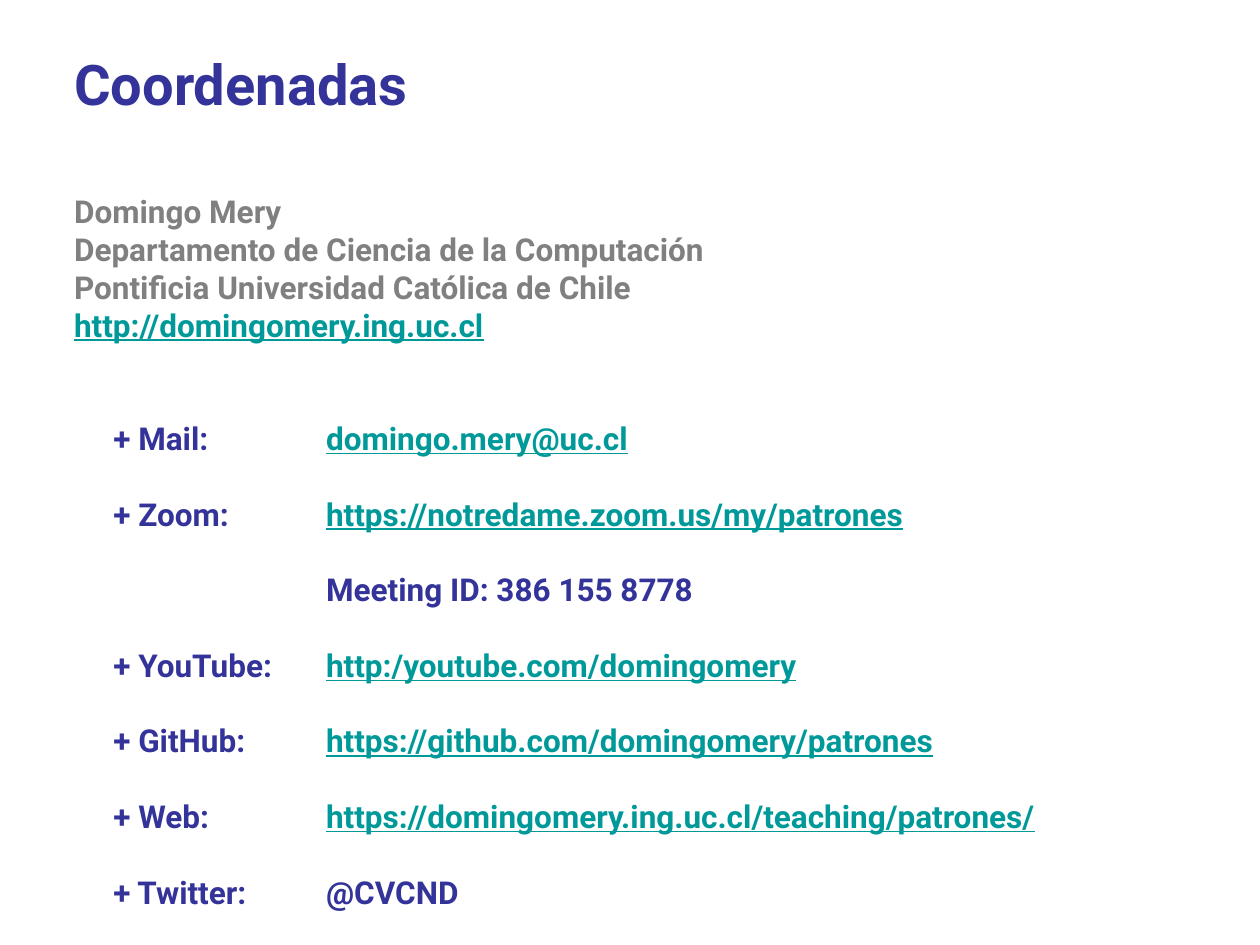
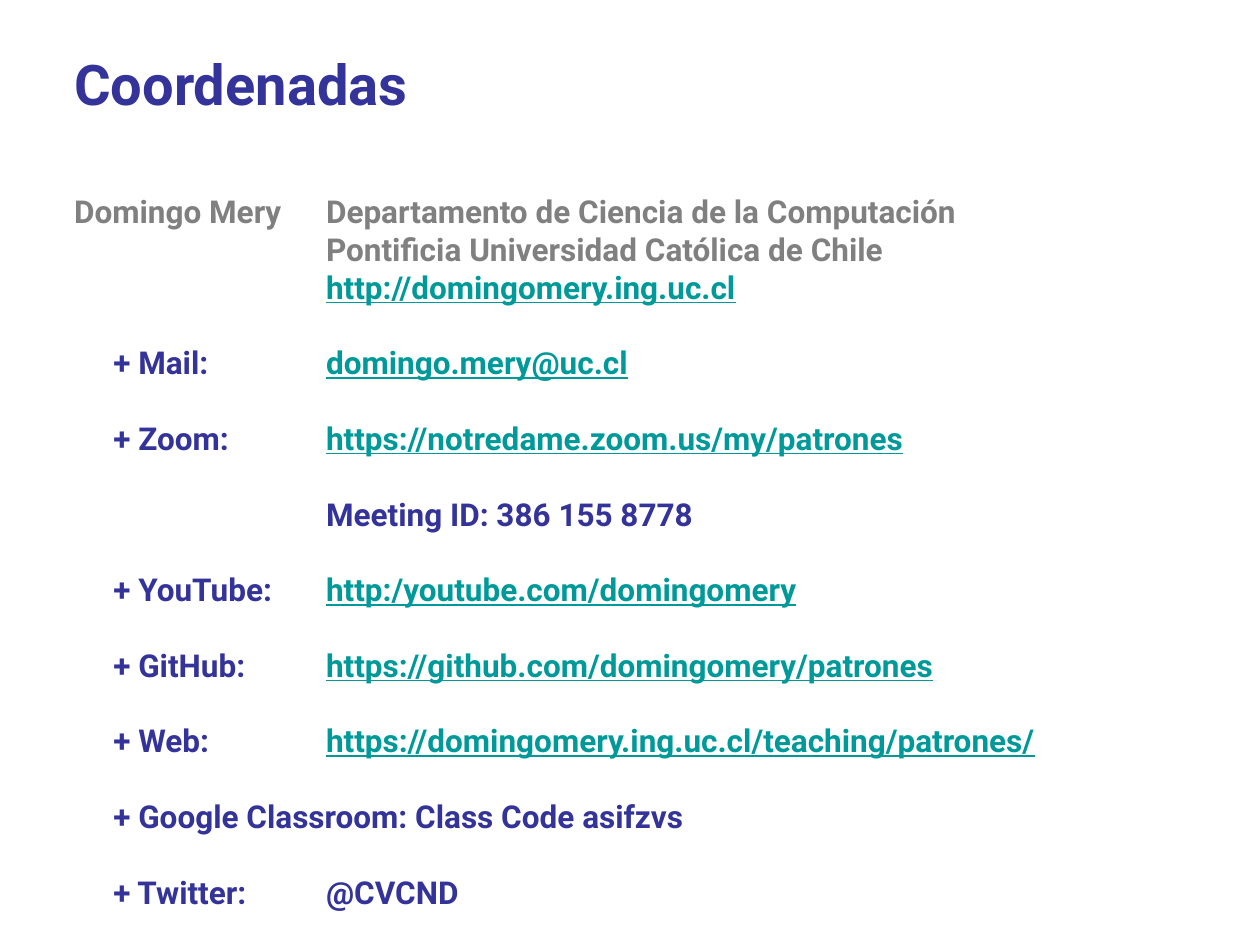
Before and after one commit to domingomery/patrones, a slide deck: slide 14 of clases/Cap00_Lineas_Generales/program/PAT00_Presentacion.pptx. Drawn at 1260x945 pixels with LibreOffice and Linux fonts; fonts in the diff are those of the drawing. Boxes give left, top, right and bottom in pixels: in the first picture for what was removed or moved away, otherwise in the second. Text is boxed around its words. In the diff, an @@ line names an element or a change of style, - is before the commit and + after.

```diff
--- a/clases/Cap00_Lineas_Generales/program/PAT00_Presentacion.pptx
+++ b/clases/Cap00_Lineas_Generales/program/PAT00_Presentacion.pptx
@@ text at [74,199,956,230]: text changed @@
-Domingo Mery
-Departamento de Ciencia de la Computación
+Domingo Mery Departamento de Ciencia de la Computación
@@ text at [138,804,683,835]: paragraph added @@
++ Google Classroom: Class Code asifzvs
```
Also in this commit, not shown: 8 slides added, 10 other files.
